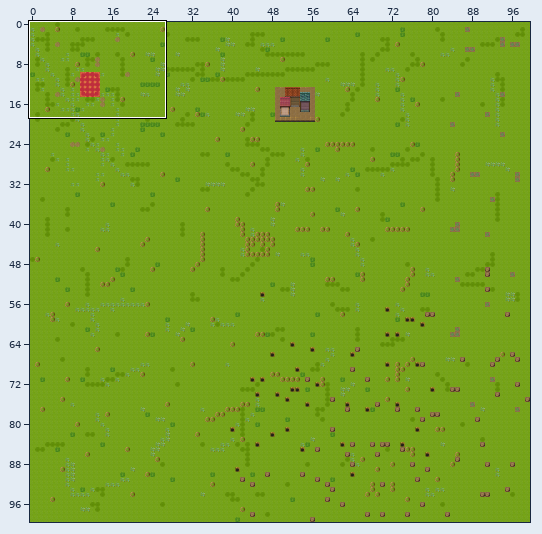
Tiled map (JSON), stored at assets/map/map.json. The picture above shows the old version from afar; the outline marks the close-up.
Close-up. First the earlier version:
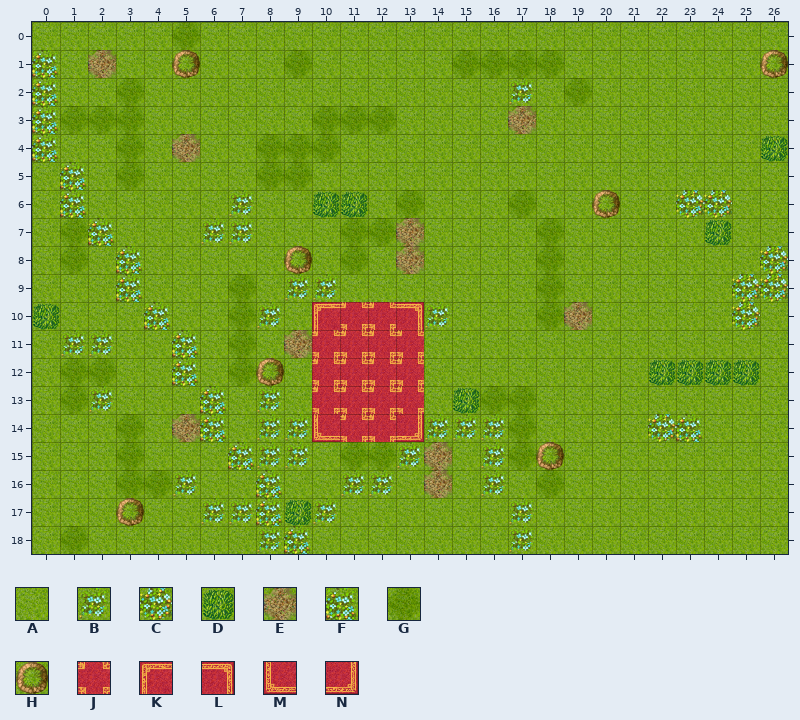
Cells are 32x32 px. Shown: x 0..26, y 0..18. The commit also changed other parts of the map, which this record leaves out.
Key: from "Basics": A 1, B 48, C 49, D 50, E 53, F 65, G 97, H 98, J 109, K 124, L 125, M 140, N 141.
_ is an empty cell.
Layer "Tile Layer 1" before, first column x 0:
 0 AAAAAGAAAAAAAAAAAAAAAAAAAAA
 1 FAEAAHAAAGAAAAAGGGGAAAAAAAH
 2 FAAGAAAAAAAAAAAAABAGAAAAAAA
 3 FGGGAAAAAAGGGAAAAEAAAAAAAAA
 4 FAAGAEAAGGGAAAAAAAAAAAAAAAD
 5 AFAGAAAAGGAAAAAAAAAAAAAAAAA
 6 AFAAAAABAADDAGAAAGAAHAACCAA
 7 AGFAAABBAAAGGEAAAAGAAAAADAA
 8 AGAFAAAAAHAGAEAAAAGAAAAAAAC
 9 AAAFAAAGABBAAAAAAAGAAAAAACC
10 DAAAFAAGBAKJJLBAAAGEAAAAACA
11 ABBAAFAGAEJJJJAAAAAAAAAAAAA
12 AGGAAFAGHAJJJJAAAAAAAADDDDA
13 AGBAAAFABAJJJJADGGAAAAAAAAA
14 AAAGAEFABBMJJNBBBGAAAACFAAA
15 AAAGAAAFBBAGGBEABGHAAAAAAAA
16 AAAGGBAAFAABBAEABAGAAAAAAAA
17 AAAHAABBFDBAAAAAABAAAAAAAAA
18 AGAAAAAABFAAAAAAABAAAAAAAAA
After the commit:
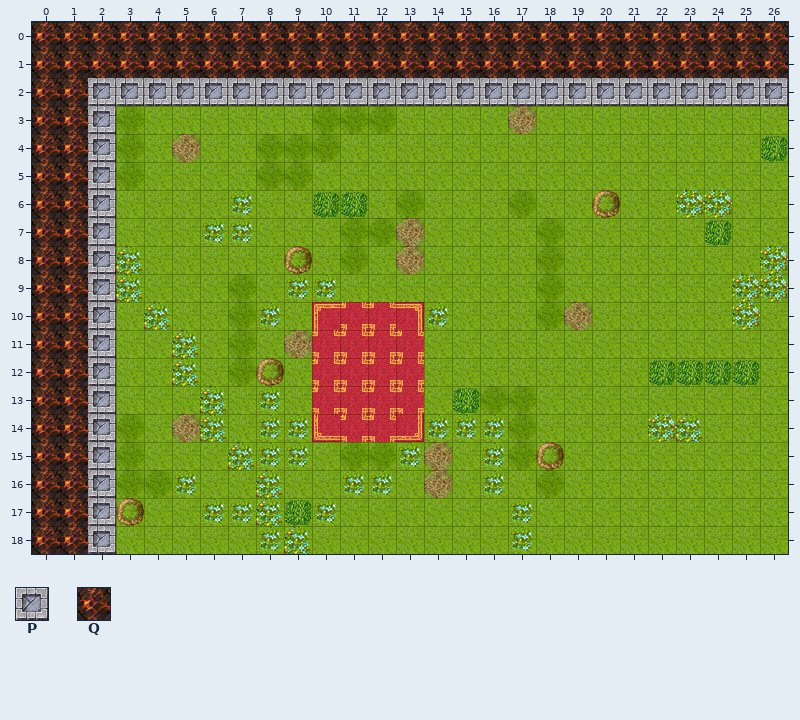
Further tiles: from "Basics": P 54, Q 145.
Diff:
{"where": "layer \"Tile Layer 1\""}
{"y":0,"x":0,"old":"AAAAAGAAAAAAAAAAAAAAAAAAAAA","new":"QQQQQQQQQQQQQQQQQQQQQQQQQQQ"}
{"y":1,"x":0,"old":"FAEAAHAAAGAAAAAGGGGAAAAAAAH","new":"QQQQQQQQQQQQQQQQQQQQQQQQQQQ"}
{"y":2,"x":0,"old":"FAAGAAAAAAAAAAAAABAGAAAAAAA","new":"QQPPPPPPPPPPPPPPPPPPPPPPPPP"}
{"y":3,"x":0,"old":"FGG","new":"QQP"}
{"y":4,"x":0,"old":"FAA","new":"QQP"}
{"y":5,"x":0,"old":"AFA","new":"QQP"}
{"y":6,"x":0,"old":"AFA","new":"QQP"}
{"y":7,"x":0,"old":"AGF","new":"QQP"}
{"y":8,"x":0,"old":"AGA","new":"QQP"}
{"y":9,"x":0,"old":"AAA","new":"QQP"}
{"y":10,"x":0,"old":"DAA","new":"QQP"}
{"y":11,"x":0,"old":"ABB","new":"QQP"}
{"y":12,"x":0,"old":"AGG","new":"QQP"}
{"y":13,"x":0,"old":"AGB","new":"QQP"}
{"y":14,"x":0,"old":"AAA","new":"QQP"}
{"y":15,"x":0,"old":"AAA","new":"QQP"}
{"y":16,"x":0,"old":"AAA","new":"QQP"}
{"y":17,"x":0,"old":"AAA","new":"QQP"}
{"y":18,"x":0,"old":"AGA","new":"QQP"}
